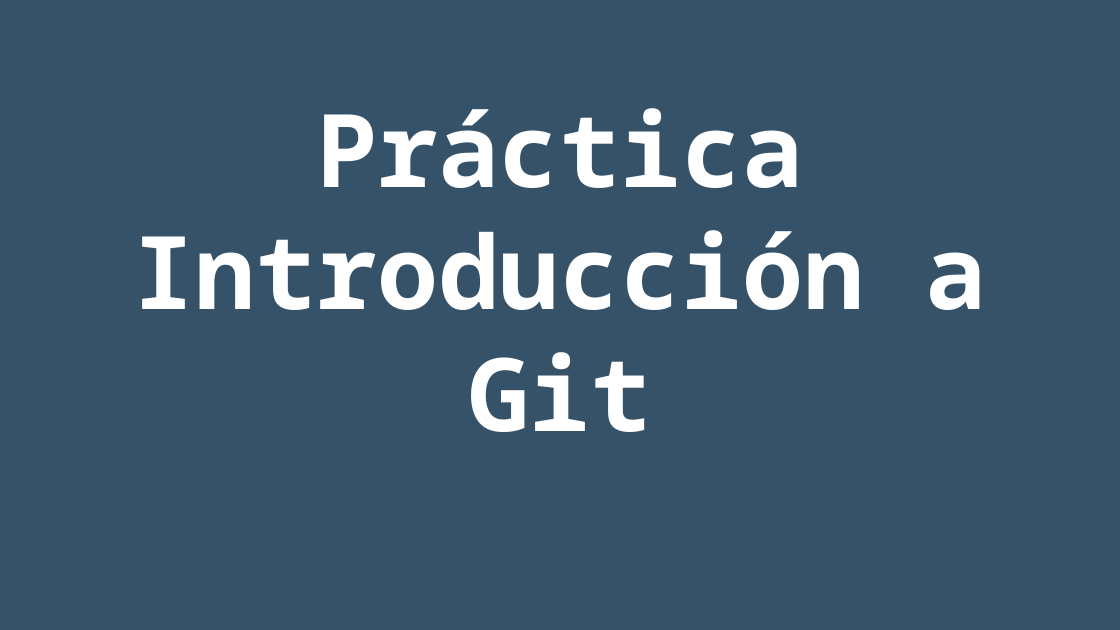
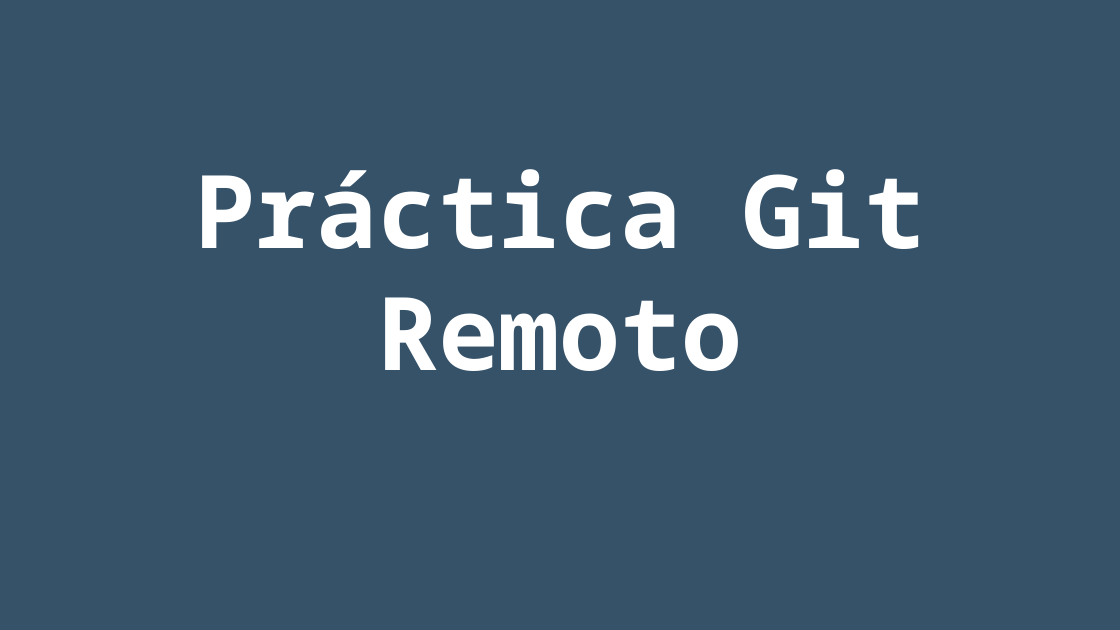
Before and after one commit to rgmf/eed2425, a slide deck: slide 26 of ut/02_control_de_versiones/presentacion/03_git_remoto.odp (slide 30 before the commit). Drawn at 1120x630 pixels with LibreOffice and Linux fonts; fonts in the diff are those of the drawing. Boxes give left, top, right and bottom in pixels: in the first picture for what was removed or moved away, otherwise in the second. Text is boxed around its words. In the diff, an @@ line names an element or a change of style, - is before the commit and + after.

```diff
--- a/ut/02_control_de_versiones/presentacion/03_git_remoto.odp
+++ b/ut/02_control_de_versiones/presentacion/03_git_remoto.odp
@@ subtitle at (194, 169, 926, 371): text changed @@
-Práctica Introducción a Git
+Práctica Git Remoto
```
Also in this commit, not shown: 2 slides added, 5 slides removed, 1 other file.
